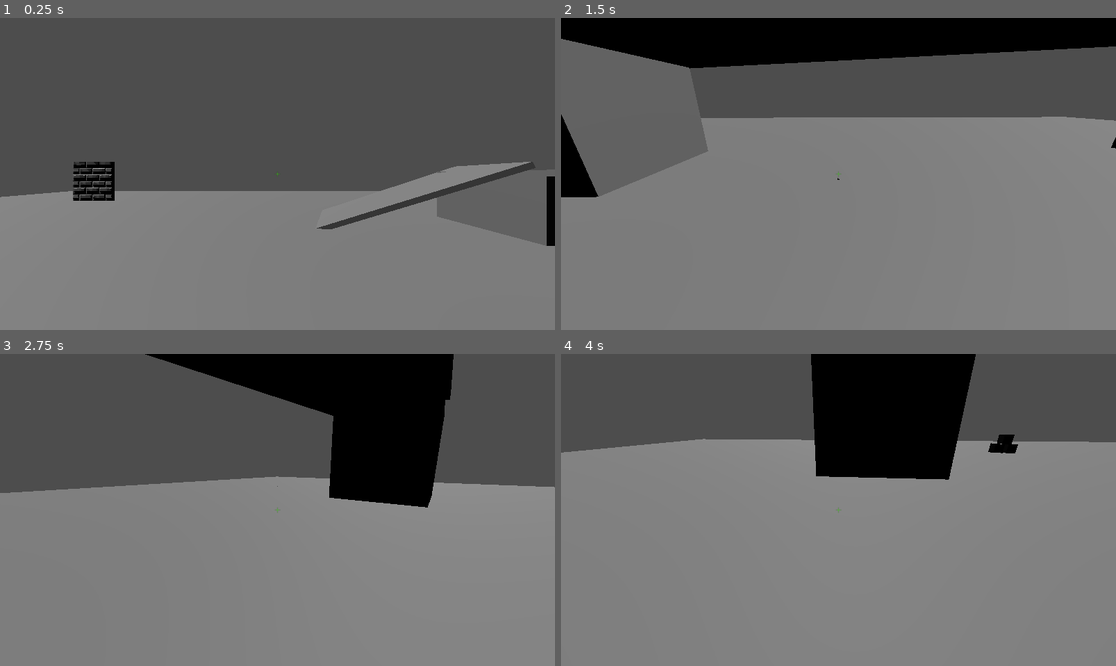
Above: before the commit, frames 1-4 (two rows, left to right).
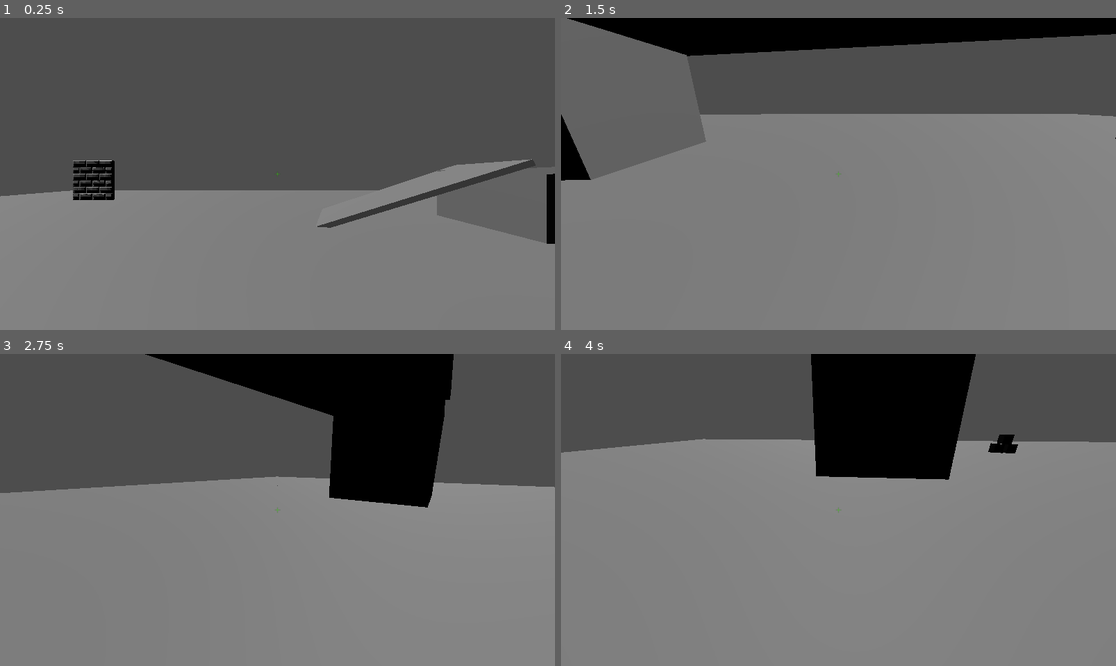
Above: after the commit, the same moments.

Repository: BEEEG-YOSHI/Castle-Game
Game: Godot game, scene res://WorldLBranch.tscn
Same seed, same stepped clock (60 frames per second), same inputs: the game is played once before the commit and once after it. The project has no main scene, so this scene is started directly.
Inputs (mouse positions are in pixels of both pictures, inside the frame that each line leads up to):
- Up to frame 1 (0.25 s): no input
- Up to frame 2 (1.5 s): tap Enter (ui_accept) at 0.5, 0.77 s; move the mouse to (960, 158) at 0.52 s; hold D (right) 0.53-1.28 s; click (960, 158) at 0.6 s; move the mouse to (810, 174) at 1.27 s; hold W (forward) from 1.28 s (still down); click (810, 174) at 1.35 s
- Up to frame 3 (2.75 s): keep holding W (forward); tap Enter (ui_accept) at 1.52 s; move the mouse to (288, 503) at 2.02 s; click (288, 503) at 2.1 s
- Up to frame 4 (4 s): keep holding W (forward); move the mouse to (832, 516) at 2.77 s; click (832, 516) at 2.85 s; tap Enter (ui_accept) at 3.02, 3.77 s; move the mouse to (877, 513) at 3.52 s; click (877, 513) at 3.6 s

The runs differ from the first frame. In frame 1, 1.2% of the frame differs, in the area x 0-100%, y 45-74%; in frame 2, 6.5%, in the area x 0-100%, y 0-58%; in frame 3, less than 0.1%; in frame 4, less than 0.1%.

Commit message:
Test Commit

Diff:
--- a/WorldLBranch.tscn
+++ b/WorldLBranch.tscn
@@ -128,7 +128,7 @@
 visible = false
 
 [node name="CharacterBody3D" type="CharacterBody3D" parent="."]
-transform = Transform3D(1, 0, 0, 0, 1, 0, 0, 0, 1, 0, 3.60776, 0)
+transform = Transform3D(1, 0, 0, 0, 1, 0, 0, 0, 1, 0, 3.47198, 0)
 script = ExtResource("2_dirlr")
 
 [node name="MeshInstance3D" type="MeshInstance3D" parent="CharacterBody3D"]
